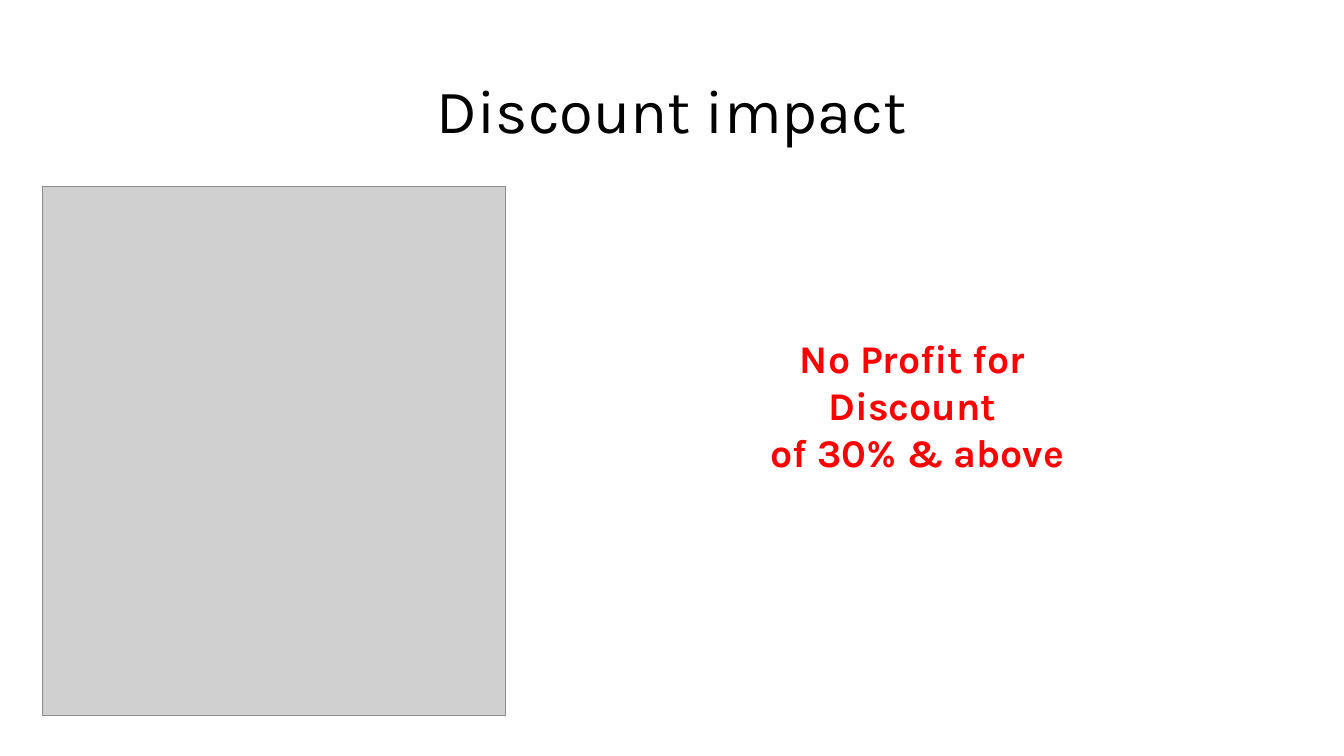
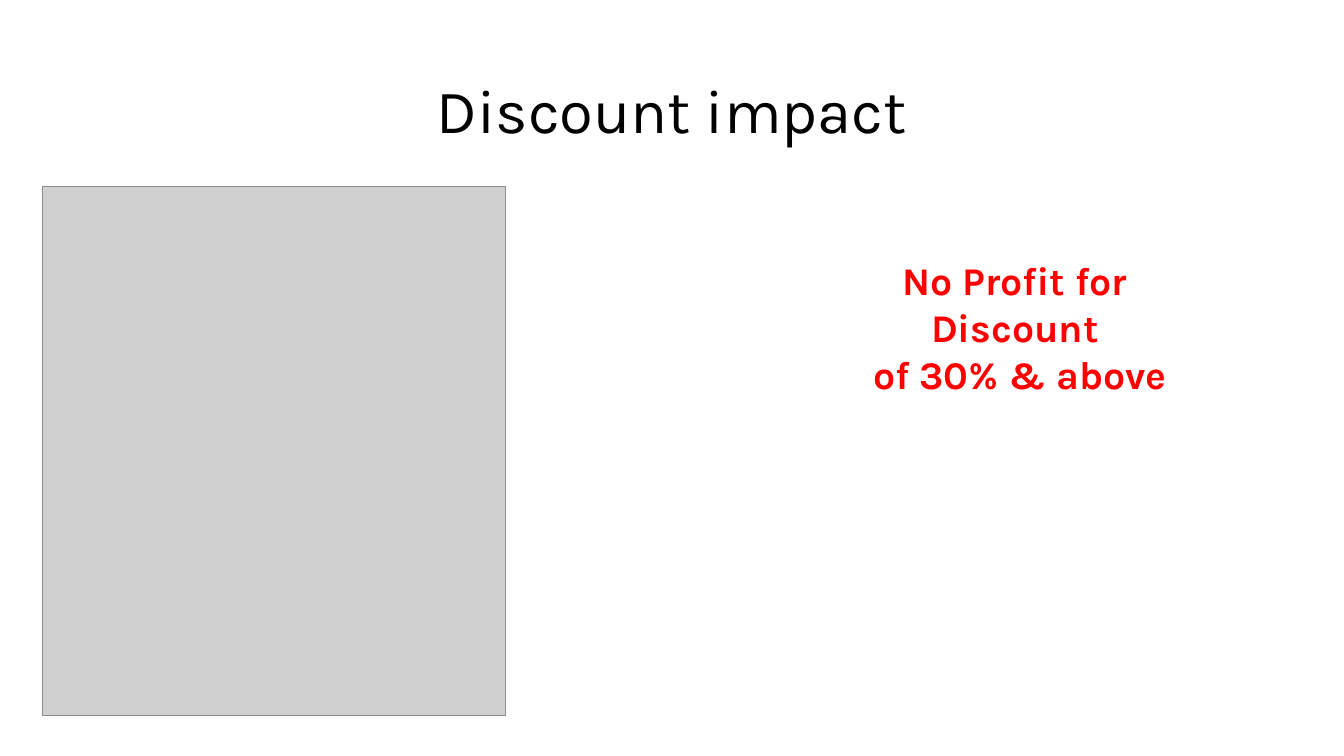
Before and after one commit to kvishal804/EXCEL-PROJECTS, a slide deck: slide 14 of Superstore.pptx (slide 13 before the commit). Drawn at 1344x756 pixels with LibreOffice and Linux fonts; fonts in the diff are those of the drawing; grey boxes stand for pictures. Boxes give left, top, right and bottom in pixels: in the first picture for what was removed or moved away, otherwise in the second. Text is boxed around its words. In the diff, an @@ line names an element or a change of style, - is before the commit and + after.

```diff
--- a/Superstore.pptx
+++ b/Superstore.pptx
@@ text "No Profit for" moved from (x1=771, y1=345, x2=1064, y2=468) to (x1=873, y1=267, x2=1166, y2=390) @@
```
Also in this commit, not shown: 1 slide added, 2 other files.
